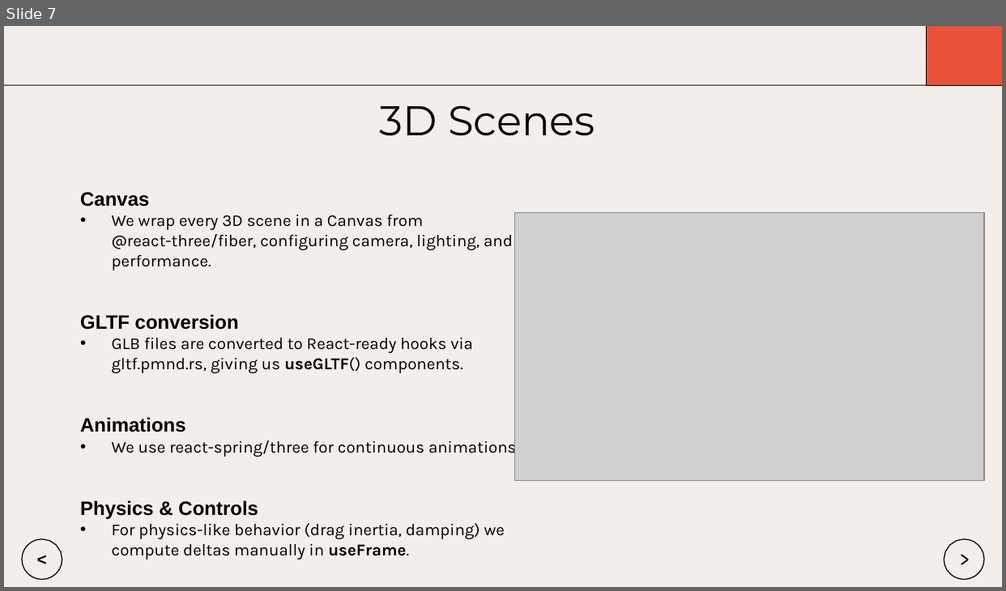
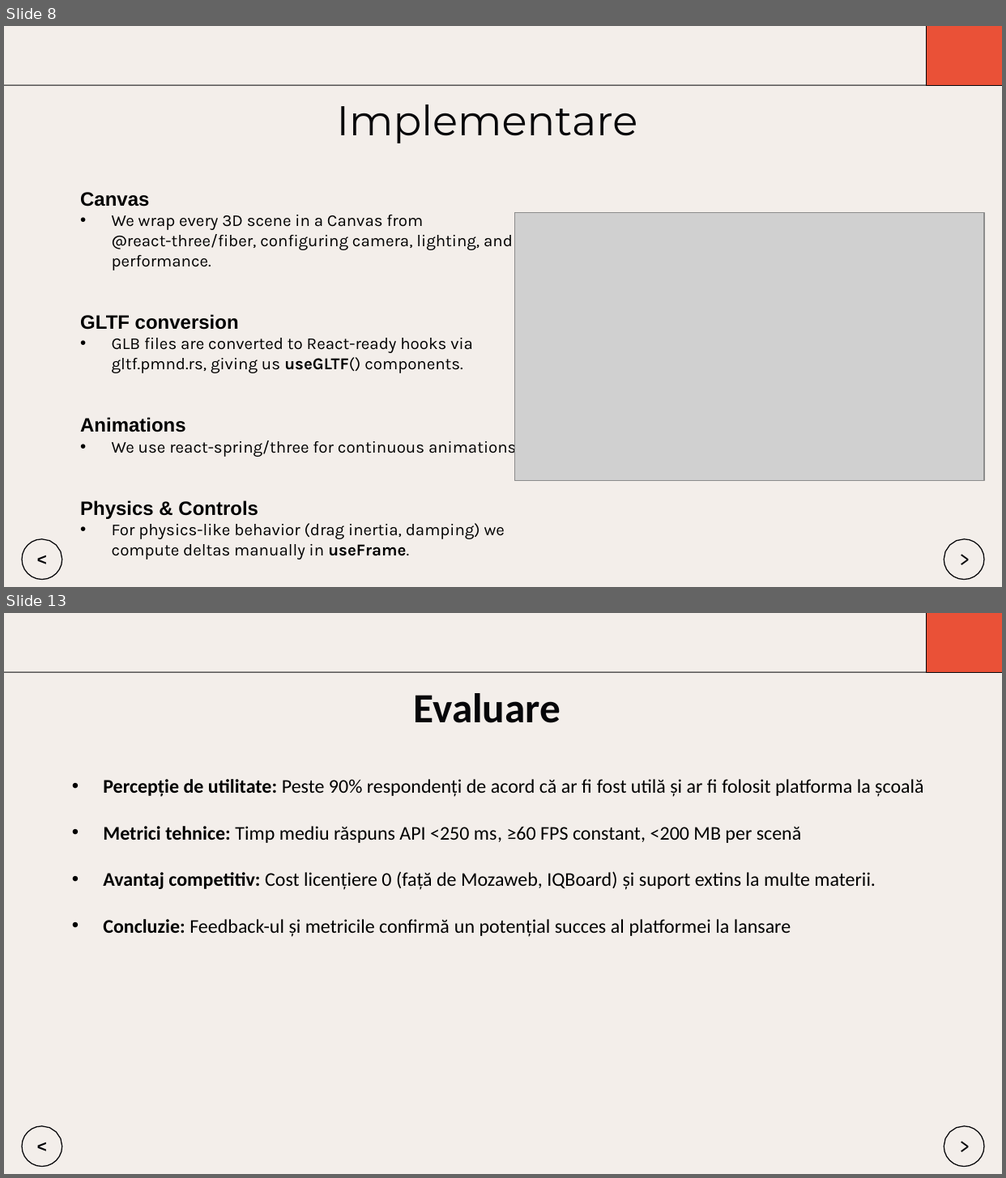
Before and after one commit to Dragomir1401/VisioScience-3D, a slide deck: Roadmap/scss/Prezentare_Final_Dragomir_Andrei.pptx. Shown one above the other, each under a label of ours: slide 7 before the commit, slides 8 and 13 after it; the slides between them are not shown. The pictures are 1006x591 and 1006x1178 pixels, drawn with LibreOffice and Linux fonts; fonts in the diff are those of the drawing; grey boxes stand for pictures. Boxes give left, top, right and bottom in pixels: in the first picture for what was removed or moved away, otherwise in the second. Text is boxed around its words. In the diff, an @@ line names an element or a change of style, - is before the commit and + after.

```diff
--- a/Roadmap/scss/Prezentare_Final_Dragomir_Andrei.pptx
+++ b/Roadmap/scss/Prezentare_Final_Dragomir_Andrei.pptx
@@ slide 13 added at (4, 613, 1002, 1174), background #FFFFFF; not listed: 1 template element that a slide beside it also shows @@
@@ freeform shape added at (926, 613, 1002, 673), fill #EA5137 @@
@@ freeform shape added at (926, 613, 1002, 673), outline #060609 0.75 pt @@
@@ freeform shape added at (4, 672, 1002, 673), fill #060609 @@
@@ title added at (414, 693, 560, 723), 30 pt, text #060609, bold @@
+Evaluare
@@ text added at (103, 779, 923, 937), 14 pt, text #000000 @@
+• Percepție de utilitate: Peste 90% respondenți de acord că ar fi fost utilă și ar fi folosit platforma la școală
+• Metrici tehnice: Timp mediu răspuns API <250 ms, ≥60 FPS constant, <200 MB per scenă
+• Avantaj competitiv: Cost licențiere 0 (față de Mozaweb, IQBoard) și suport extins la multe materii.
+• Concluzie: Feedback-ul și metricile confirmă un potențial succes al platformei la lansare
@@ freeform shape added at (22, 1126, 62, 1166), outline #060609 0.75 pt @@
@@ text added at (36, 1135, 48, 1160), 12 pt, text #060609, bold @@
+<
@@ freeform shape added at (944, 1126, 984, 1166), outline #060609 0.75 pt @@
@@ text added at (958, 1132, 972, 1162), 15 pt, text #060609 @@
+>
@@ what was slide 7 is now slide 8 @@
@@ slide 8 changed as well @@
@@ title at (337, 105, 638, 143): text changed @@
-3D Scenes
+Implementare
```
Also in this commit, not shown: 6 other slides changed, 8 other slides added, 5 slides removed.
